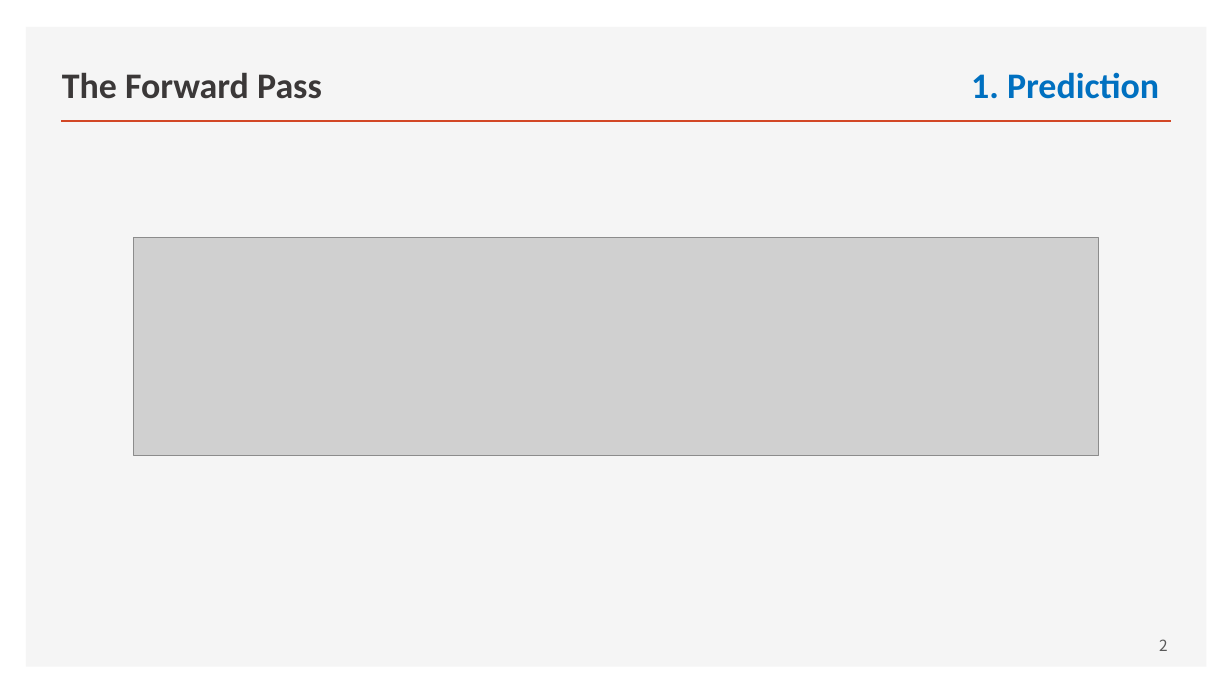
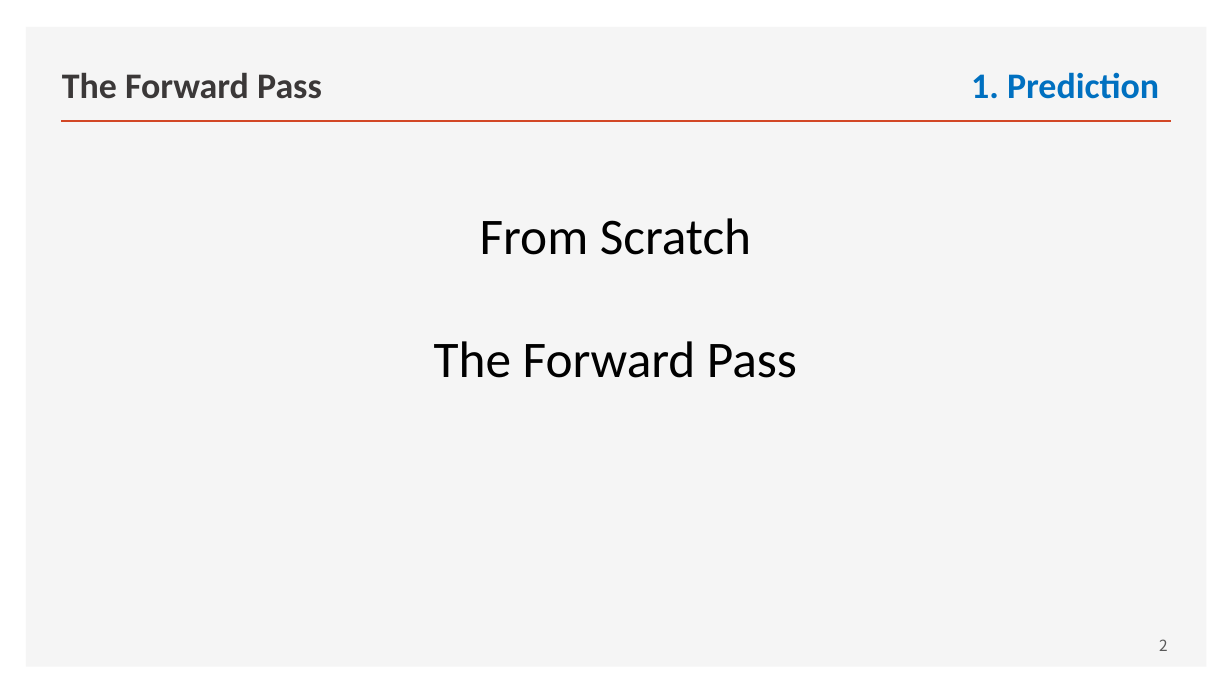
Before and after one commit to ancestor9/mathematics-for-machine-learning, a slide deck: slide 2 of Linear_Algebra/w5_02_Deep_Learning_with_pytorch.pptx. Drawn at 1232x693 pixels with LibreOffice and Linux fonts; fonts in the diff are those of the drawing; grey boxes stand for pictures. Boxes give left, top, right and bottom in pixels: in the first picture for what was removed or moved away, otherwise in the second. Text is boxed around its words. In the diff, an @@ line names an element or a change of style, - is before the commit and + after.

```diff
--- a/Linear_Algebra/w5_02_Deep_Learning_with_pytorch.pptx
+++ b/Linear_Algebra/w5_02_Deep_Learning_with_pytorch.pptx
@@ picture removed at box(134, 238, 1098, 455) @@
@@ text added at box(434, 218, 797, 378), 40 pt, text #000000 @@
+From Scratch
+The Forward Pass
```
Also in this commit, not shown: 6 other slides changed, 1 slide removed.
